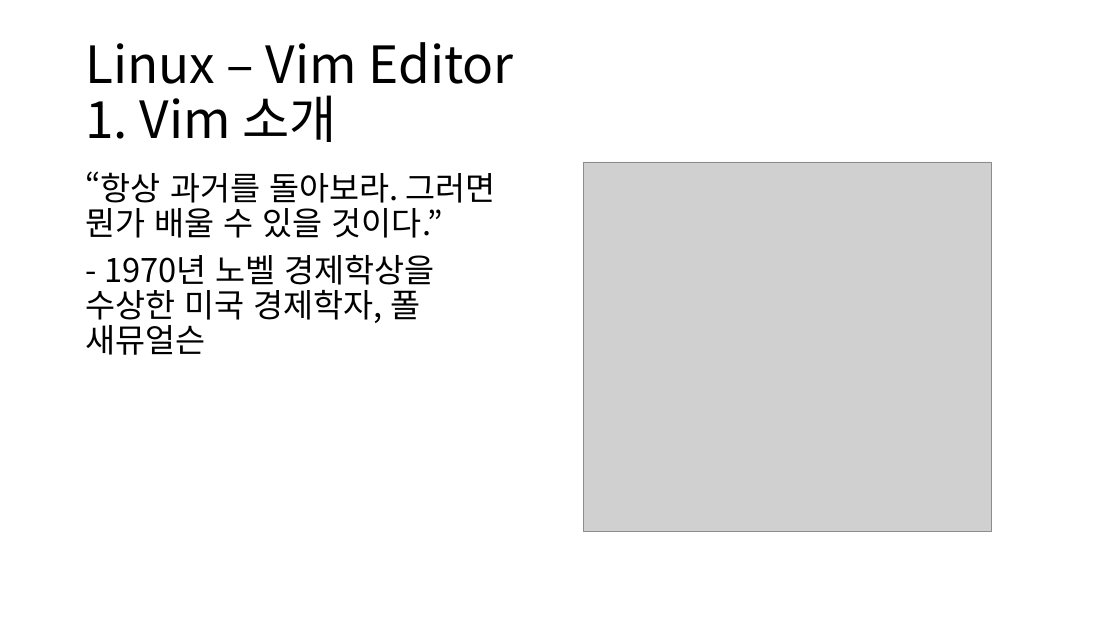
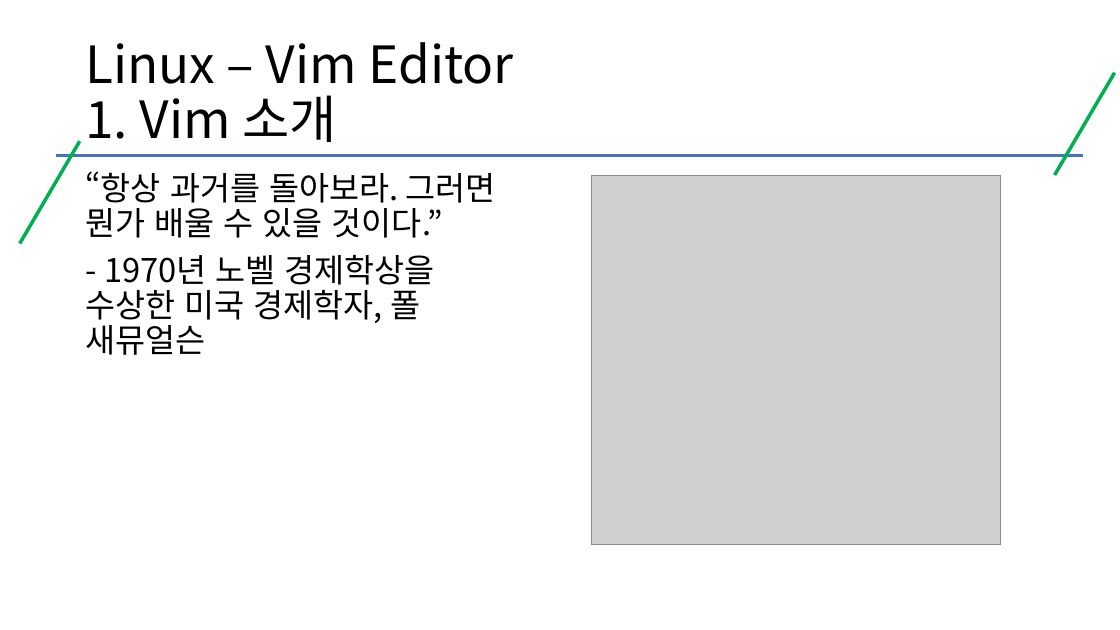
Before and after one commit to kig2929kig/systemProgramming, a slide deck: slide 2 of vi editor.pptx. Drawn at 1120x630 pixels with LibreOffice and Linux fonts; fonts in the diff are those of the drawing; grey boxes stand for pictures. Boxes give left, top, right and bottom in pixels: in the first picture for what was removed or moved away, otherwise in the second. Text is boxed around its words. In the diff, an @@ line names an element or a change of style, - is before the commit and + after.

```diff
--- a/vi editor.pptx
+++ b/vi editor.pptx
@@ line added from (1115, 73) to (1055, 175), #00B050 3 pt @@
@@ line added from (80, 141) to (20, 244), #00B050 3 pt @@
@@ line added from (56, 155) to (1084, 155), #4472C4 3 pt @@
@@ picture: place and size @@
-picture at (583, 162, 991, 532)
+picture at (592, 175, 1000, 544)
```
Also in this commit, not shown: 20 other slides changed, 8 slides added, 1 slide removed.
